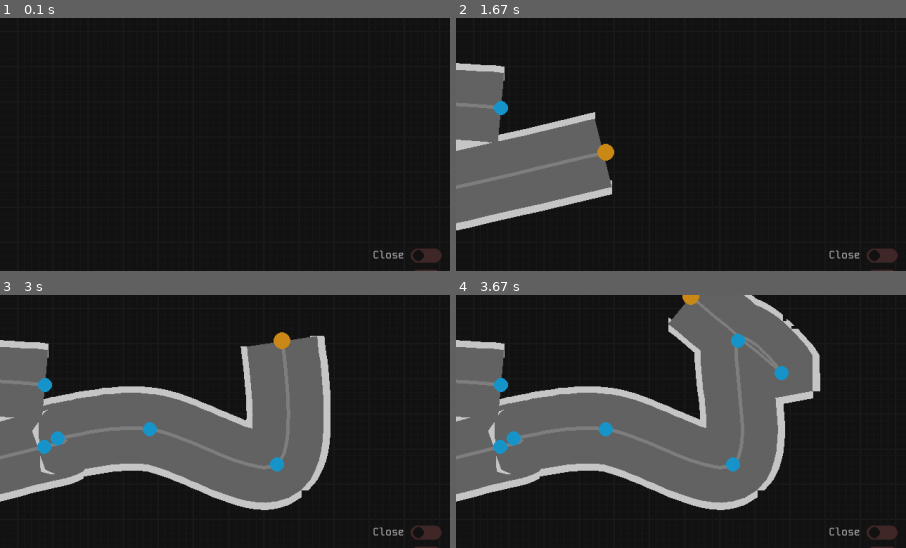
Above: before the commit, frames 1-4 (two rows, left to right).
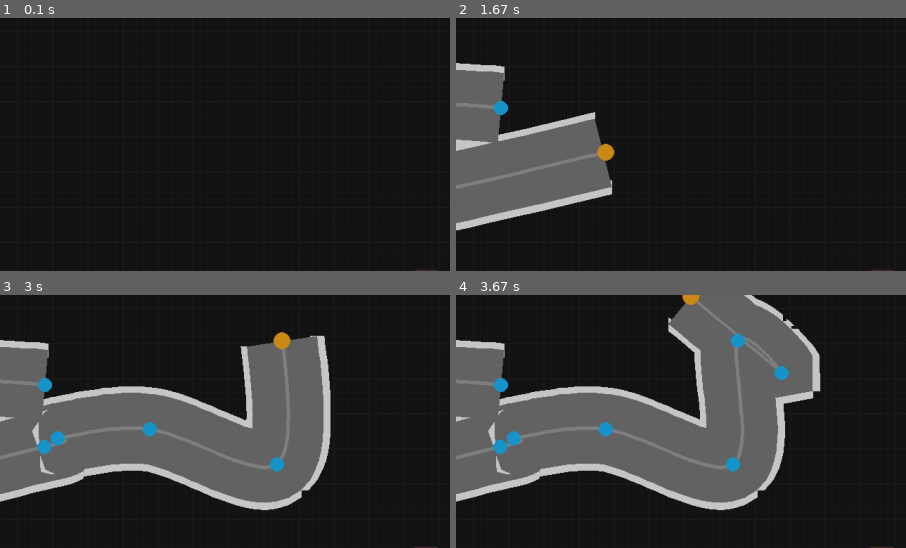
Above: after the commit, the same moments.

Repository: Raphael-W/Racing-Line
Game: pygame game, started from main.py
Same seed, same stepped clock (60 frames per second), same inputs: the game is played once before the commit and once after it.
Inputs (mouse positions are % of the whole screen's width and height, from its top left):
- Up to frame 1 (0.1 s): no input
- Up to frame 2 (1.67 s): click (50, 50) at 0.38 s; click (26, 51) at 0.72 s; click (19, 73) at 1.05 s; click (62, 59) at 1.38 s
- Up to frame 3 (3 s): click (51, 60) at 1.72 s; click (50, 62) at 2.05 s; click (76, 66) at 2.38 s; click (76, 41) at 2.72 s
- Up to frame 4 (3.67 s): click (81, 48) at 3.05 s; click (71, 32) at 3.38 s
The pictures show only the part of the screen within x 45-95%, y 32-82%; the shares and areas given below are measured in that part.

The runs differ from the first frame. In frame 1, 0.4% of the frame differs, in the area x 82-99%, y 91-97%; in frame 2, 0.4%; in frame 3, 0.4%; in frame 4, 0.4%.

Commit message:
Implemented Snapping Mechanic

Diff:
--- a/main.py
+++ b/main.py
@@ -34,9 +34,6 @@
 
 switchFront = Switch(UILayer, "MonoFont.ttf", programColours["white"], (120, 130), "SE", 0.8, value = False)
 switchFrontLabel = Label(UILayer, "MonoFont.ttf", 15, (235, 128), "SE", "Switch front", programColours["white"])
-
-closeTrack = Switch(UILayer, "MonoFont.ttf", programColours["white"], (120, 160), "SE", 0.8, value = False, action = lambda: mainTrack.closeTrack(closeTrack.value))
-closeTrackLabel = Label(UILayer, "MonoFont.ttf", 15, (173, 158), "SE", "Close", programColours["white"])
 
 def drawGrid(offset, frequency, lineWidth, lineColor):
     columns = math.ceil(screenWidth/ frequency)
--- a/spline.py
+++ b/spline.py
@@ -118,10 +118,6 @@
 
         for point in points:
             self.points.append(ControlPoint(point[0], point[1]))
-
-    def closeTrack(self, newValue):
-        self.closed = newValue
-        pass
 
     #Checks if current mouse pos crosses the spline (for inserting points)
     def mouseOnCurve(self, mousePosX, mousePosY, margin):
@@ -255,11 +251,11 @@
                 nonKinkCoordRight = self.rightTrackEdge[seg]
 
     def update(self, mousePosX, mousePosY, screenWidth, screenHeight, screenBorder, pygame, offset, snap):
-        self.pointsSelected = [point for point in self.points if point.pointSelected]
+        self.pointsSelected = [[self.points[point], point] for point in range(len(self.points)) if self.points[point].pointSelected]
 
         for point in range(len(self.pointsSelected)):
-            if not(point == 0):
-                self.pointsSelected[point].pointSelected = False
+            if not(point == 0 or (((self.pointsSelected[point][1] == 0) or (self.pointsSelected[point][1] == len(self.points) - 1)) and self.closed)):
+                self.pointsSelected[point][0].pointSelected = False
 
         self.mouseHovering = None
         for point in self.points:
@@ -268,8 +264,21 @@
         for point in self.points:
             point.update(mousePosX, mousePosY, screenWidth, screenHeight, screenBorder, pygame, offset, snap)
 
+        if len(self.points) >= 3:
+            snapThreshold = 50
+            if self.points[0].pointSelected and (-snapThreshold <= self.points[0].posX - self.points[-1].posX <= snapThreshold) and (-snapThreshold <= self.points[0].posY - self.points[-1].posY <= snapThreshold) and not(pygame.key.get_mods() & pygame.KMOD_LSHIFT):
+                self.points[0].posX, self.points[0].posY = self.points[-1].posX, self.points[-1].posY
+                self.closed = True
+
+            elif self.points[-1].pointSelected and (-snapThreshold <= self.points[-1].posX - self.points[0].posX <= snapThreshold) and (-snapThreshold <= self.points[-1].posY - self.points[0].posY <= snapThreshold) and not(pygame.key.get_mods() & pygame.KMOD_LSHIFT):
+                self.points[-1].posX, self.points[-1].posY = self.points[0].posX, self.points[0].posY
+                self.closed = True
+
+            if (self.points[0].pointSelected or self.points[-1].pointSelected) and (pygame.key.get_mods() & pygame.KMOD_LSHIFT):
+                self.closed = False
+
         if len(self.pointsSelected) > 0:
-            updatePoints = [self.points.index(point) for point in self.pointsSelected]
+            updatePoints = [point[1] for point in self.pointsSelected]
 
             self.computeSpline(updatePoints = updatePoints)
             self.computeTrackEdges(updatePoints = updatePoints)
